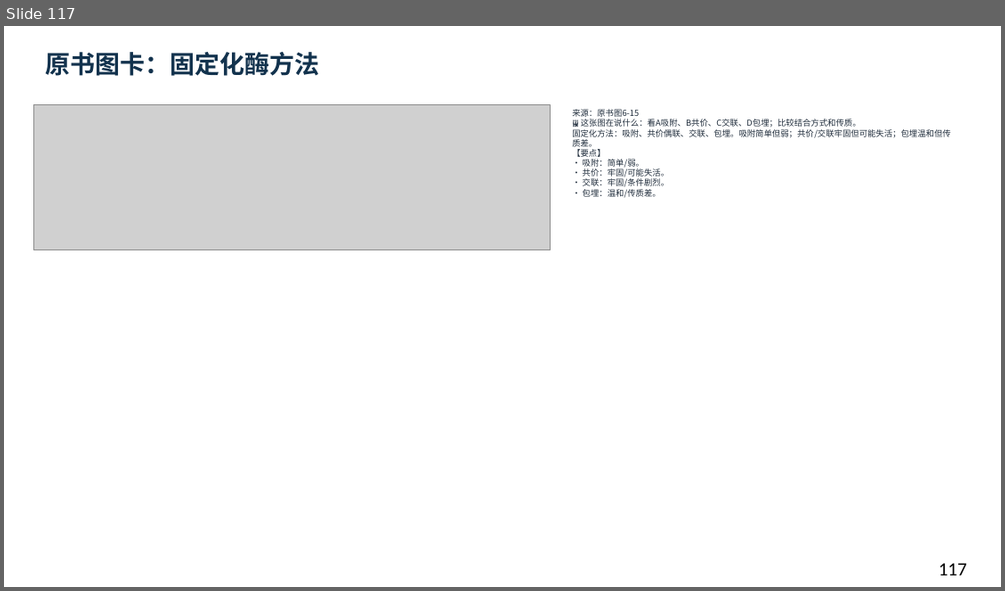
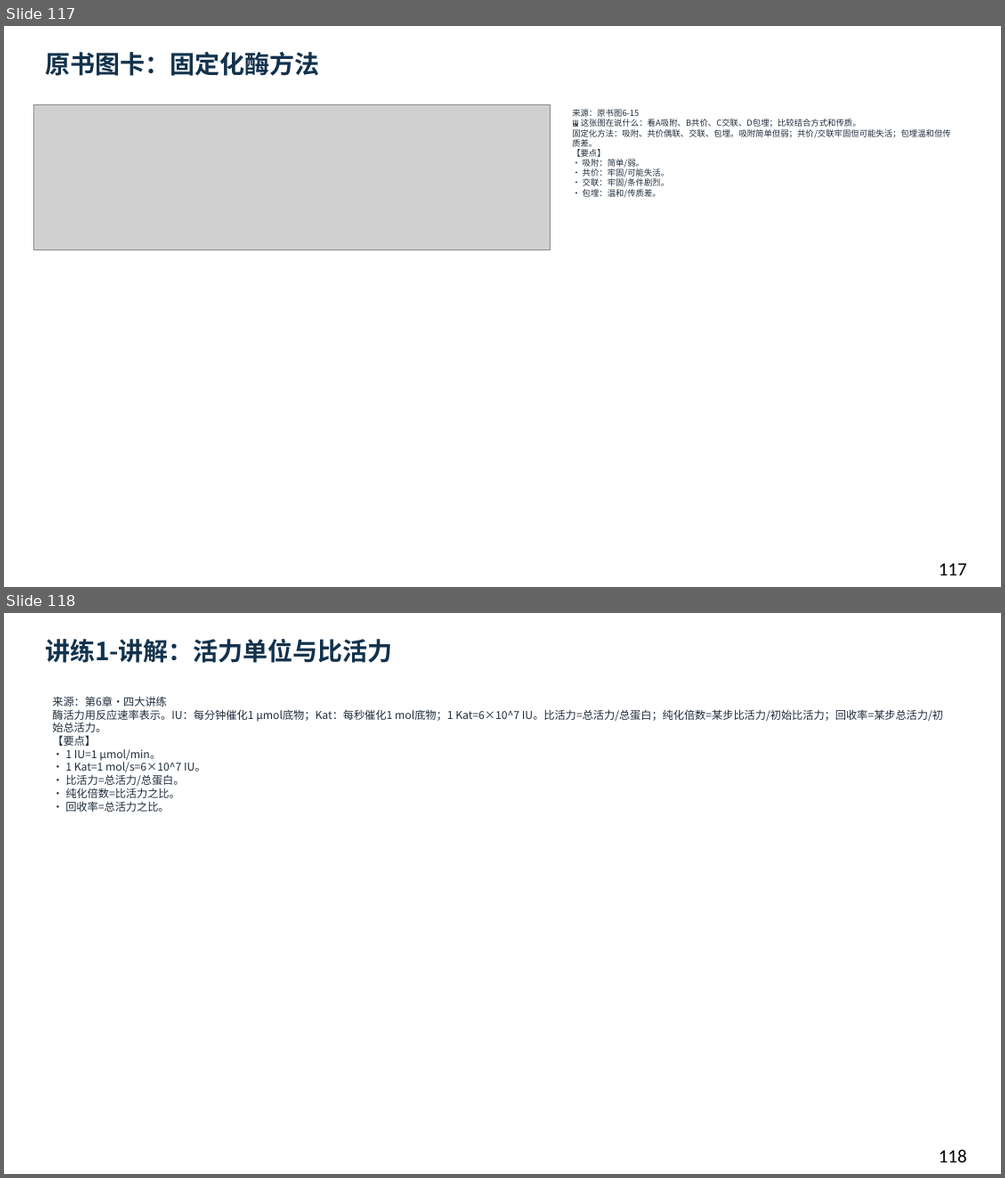
Before and after one commit to newkan-li/Biochemistry, a slide deck: downloads/bc06-ai-style.pptx. Shown one above the other, each under a label of ours: slide 117 before the commit, slides 117 and 118 after it. The pictures are 1005x591 and 1005x1178 pixels, drawn with LibreOffice and Linux fonts; fonts in the diff are those of the drawing; grey boxes stand for pictures. Boxes give left, top, right and bottom in pixels: in the first picture for what was removed or moved away, otherwise in the second. Text is boxed around its words. In the diff, an @@ line names an element or a change of style, - is before the commit and + after.

```diff
--- a/downloads/bc06-ai-style.pptx
+++ b/downloads/bc06-ai-style.pptx
@@ slide 118 added at bbox=[4, 613, 1001, 1174], background #FFFFFF @@
@@ text added at bbox=[45, 639, 393, 663], 24 pt, text #12324D, bold @@
+讲练1-讲解：活力单位与比活力
@@ text added at bbox=[52, 696, 943, 811], 10.5 pt, text #202D3C @@
+来源：第6章·四大讲练
+酶活力用反应速率表示。IU：每分钟催化1 μmol底物；Kat：每秒催化1 mol底物；1 Kat=6×10^7 IU。比活力=总活力/总蛋白；纯化倍数=某步比活力/初始比活力；回收率=某步总活力/初始总活力。
+【要点】
+• 1 IU=1 μmol/min。
+• 1 Kat=1 mol/s=6×10^7 IU。
+• 比活力=总活力/总蛋白。
+• 纯化倍数=比活力之比。
+• 回收率=总活力之比。
@@ text added at bbox=[938, 1149, 967, 1162], 18 pt, text #000000 @@
+118
```
Also in this commit, not shown: 1 slide changed, 15 other slides added, 6 other files.
